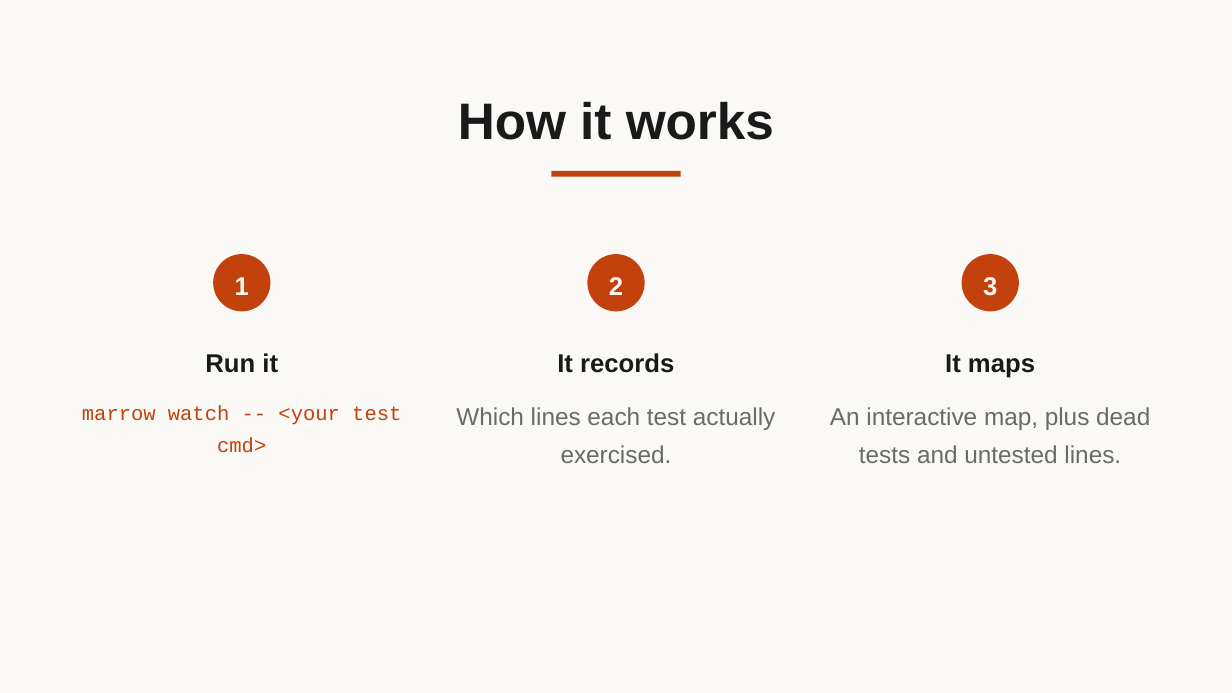
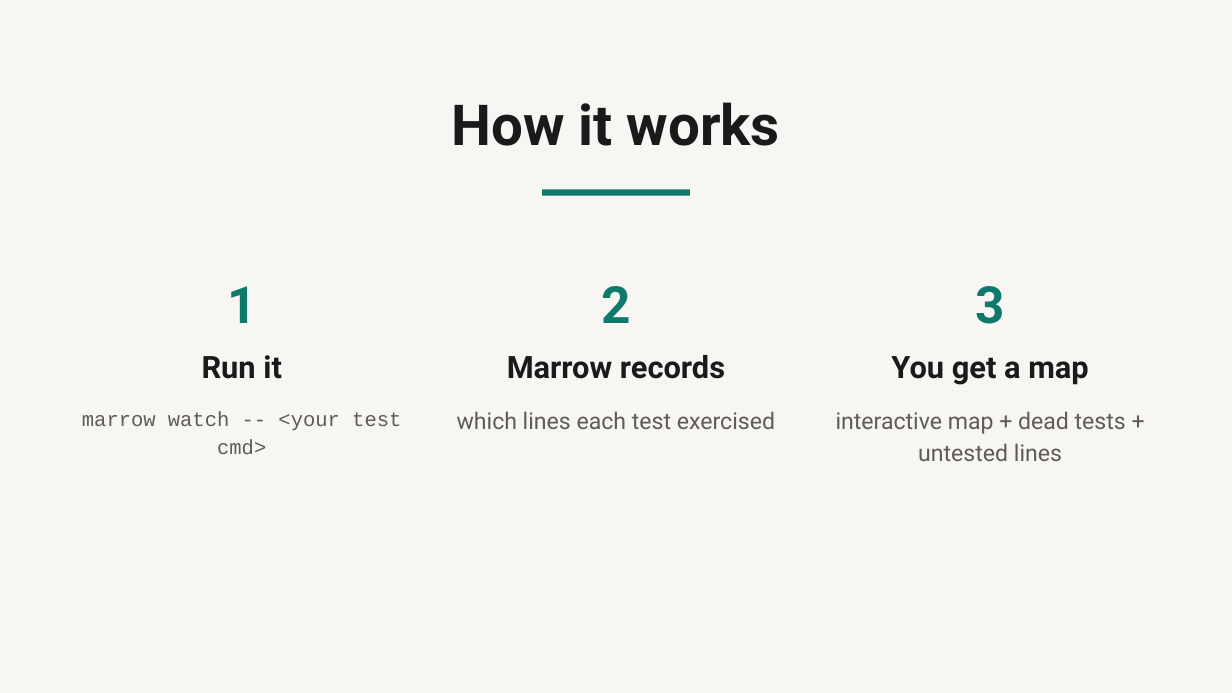
Before and after one commit to HrudithL/whetstone, a slide deck: slide 6 of harness/out/pptx/pitch_deck_reorder/warm/deck.pptx. Drawn at 1232x693 pixels with LibreOffice and Linux fonts; fonts in the diff are those of the drawing. Boxes give left, top, right and bottom in pixels: in the first picture for what was removed or moved away, otherwise in the second. Text is boxed around its words. In the diff, an @@ line names an element or a change of style, - is before the commit and + after.

```diff
--- a/harness/out/pptx/pitch_deck_reorder/warm/deck.pptx
+++ b/harness/out/pptx/pitch_deck_reorder/warm/deck.pptx
@@ background #FAF9F6 to #FFFFFF @@
@@ rectangle added at <box>0,0,1232,693</box>, fill #F7F6F3 @@
@@ text "How it works": place and size @@
-text "How it works" at <box>458,101,774,140</box>
+text "How it works" at <box>451,102,780,146</box>
@@ text "How it works" at <box>451,102,780,146</box>: size 40 to 44 pt, font Arial to Roboto @@
@@ rectangle: place and size @@
-rectangle at <box>552,171,681,177</box>
+rectangle at <box>543,189,690,196</box>
@@ rectangle at <box>543,189,690,196</box>: fill #C2410C to #0F7A6C @@
@@ text "1": place and size @@
-text "1" at <box>213,254,271,311</box>
+text "1" at <box>227,286,256,323</box>
@@ text "2": place and size @@
-text "2" at <box>588,254,645,311</box>
+text "2" at <box>601,286,630,323</box>
@@ size 20 to 40 pt, font Arial to Roboto, text colour #FFF6EE to #0F7A6C; vertical alignment middle to top; fill #C2410C to none in 3 elements at <box>227,286,256,323</box>, <box>601,286,630,323</box>, <box>975,286,1004,324</box> @@
@@ text "3": place and size @@
-text "3" at <box>962,254,1019,311</box>
+text "3" at <box>975,286,1004,324</box>
@@ text added at <box>202,355,282,379</box>, 24 pt, text #1A1A1A, bold @@
+Run it
@@ text at <box>205,353,278,373</box>: paragraph removed @@
-Run it
@@ text added at <box>507,355,725,379</box>, 24 pt, text #1A1A1A, bold @@
+Marrow records
@@ text added at <box>891,356,1088,385</box>, 24 pt, text #1A1A1A, bold @@
+You get a map
@@ text "marrow watch -- <your test ...": place and size @@
-text "marrow watch -- <your test ..." at <box>82,353,401,453</box>
+text "marrow watch -- <your test ..." at <box>82,411,401,454</box>
@@ text "marrow watch -- <your test ..." at <box>82,411,401,454</box>: text colour #C2410C to #5F5C57; line spacing 1.3 to 1.15; less space between paragraphs @@
@@ text at <box>457,411,775,429</box>: text changed; size 19 to 18 pt; font Arial to Roboto; text colour #6B6B66 to #5F5C57 @@
-It records
-Which lines each test actually exercised.
+which lines each test exercised
@@ text at <box>836,411,1126,461</box>: text changed; size 19 to 18 pt; font Arial to Roboto; text colour #6B6B66 to #5F5C57 @@
-It maps
-An interactive map, plus dead tests and untested lines.
+interactive map + dead tests + untested lines
```
Also in this commit, not shown: 4 other slides changed, 1 slide added, 1 slide removed, 33 other files.
